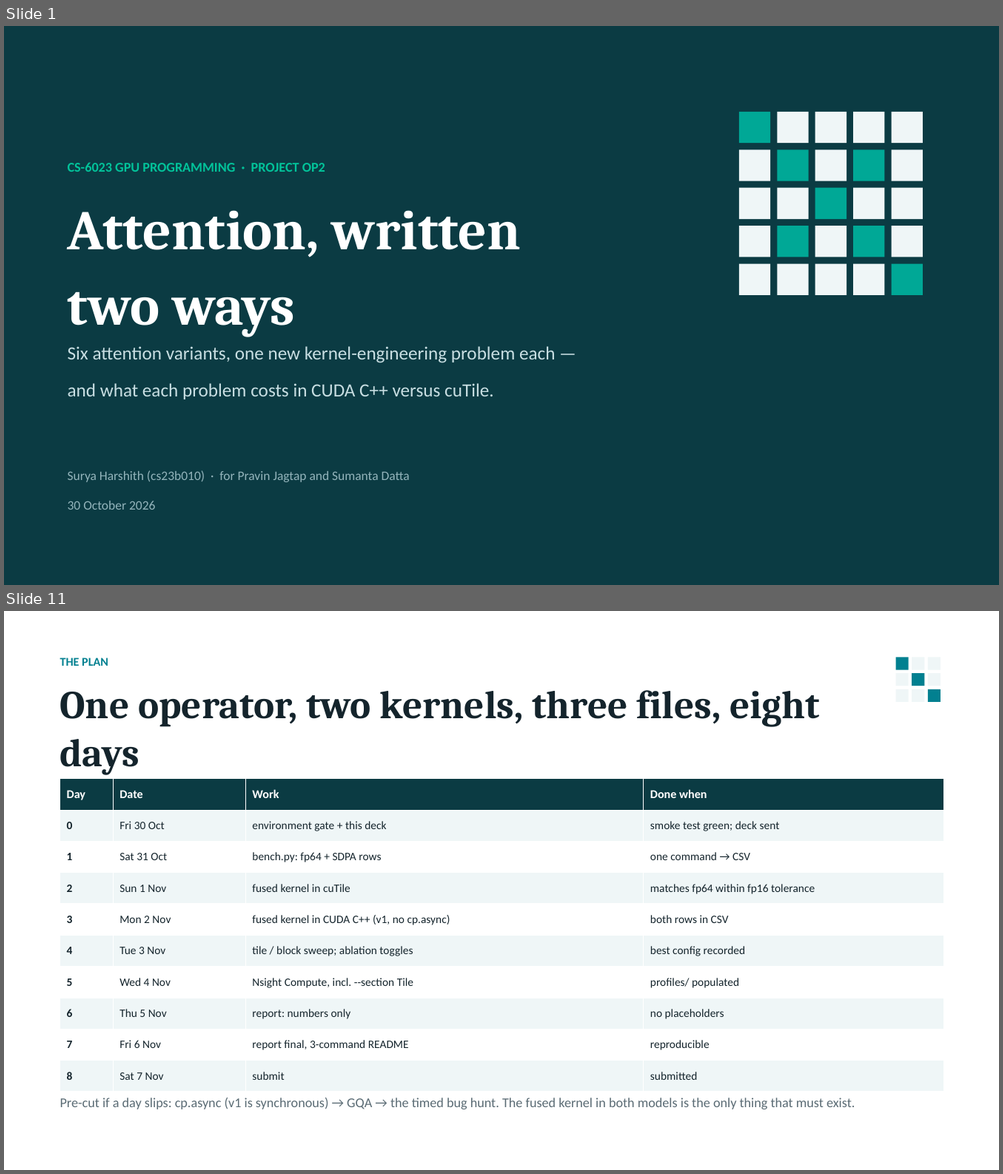
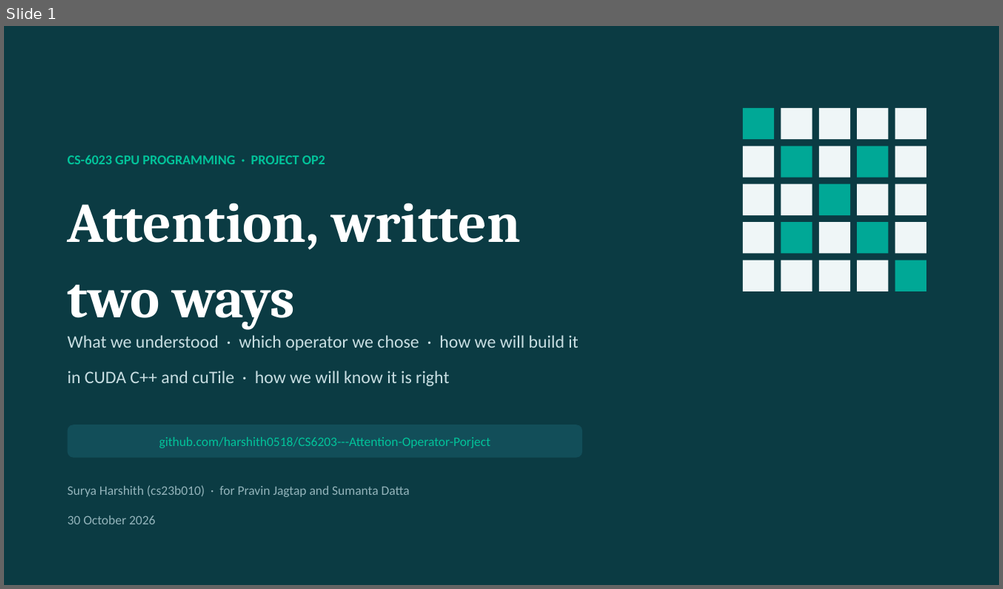
Before and after one commit to harshith0518/CS6203---Attention-Operator-Porject, a slide deck: docs/op2-attention-slides.pptx. Shown one above the other, each under a label of ours: slides 1 and 11 before the commit, slide 1 after it; the slides between them are not shown. The pictures are 1003x1174 and 1003x589 pixels, drawn with LibreOffice and Linux fonts; fonts in the diff are those of the drawing. Boxes give left, top, right and bottom in pixels: in the first picture for what was removed or moved away, otherwise in the second. Text is boxed around its words. In the diff, an @@ line names an element or a change of style, - is before the commit and + after.

```diff
--- a/docs/op2-attention-slides.pptx
+++ b/docs/op2-attention-slides.pptx
@@ slide 11 removed at <box>4,611,999,1170</box>, background #FFFFFF @@
@@ text removed at <box>60,658,108,666</box> @@
-THE PLAN
@@ rectangle removed at <box>896,658,908,670</box> @@
@@ rectangle removed at <box>896,673,908,686</box> @@
@@ rectangle removed at <box>911,658,924,670</box> @@
@@ rectangle removed at <box>911,673,924,686</box> @@
@@ rectangle removed at <box>928,658,940,670</box> @@
@@ rectangle removed at <box>928,673,940,686</box> @@
@@ text removed at <box>60,690,819,775</box> @@
-One operator, two kernels, three files, eight days
@@ rectangle removed at <box>896,689,908,702</box> @@
@@ rectangle removed at <box>911,689,924,702</box> @@
@@ rectangle removed at <box>928,689,940,702</box> @@
@@ table removed at <box>60,779,944,1092</box>, 10 rows, 4 columns @@
-Day | Date | Work | Done when
-0 | Fri 30 Oct | environment gate + this deck | smoke test green; deck sent
-1 | Sat 31 Oct | bench.py: fp64 + SDPA rows | one command → CSV
-2 | Sun 1 Nov | fused kernel in cuTile | matches fp64 within fp16 tolerance
-3 | Mon 2 Nov | fused kernel in CUDA C++ (v1, no cp.async) | both rows in CSV
-4 | Tue 3 Nov | tile / block sweep; ablation toggles | best config recorded
-5 | Wed 4 Nov | Nsight Compute, incl. --section Tile | profiles/ populated
-6 | Thu 5 Nov | report: numbers only | no placeholders
-7 | Fri 6 Nov | report final, 3-command README | reproducible
-8 | Sat 7 Nov | submit | submitted
@@ text removed at <box>60,1098,854,1110</box> @@
-Pre-cut if a day slips: cp.async (v1 is synchronous) → GQA → the timed bug hunt. The fused kernel in both models is the only thing that must exist.
@@ slide 1 changed as well @@
@@ text "CS-6023 GPU PROGRAMMING · PROJECT ...": place and size @@
-text "CS-6023 GPU PROGRAMMING · PROJECT ..." at <box>68,162,325,172</box>
+text "CS-6023 GPU PROGRAMMING · PROJECT ..." at <box>68,155,325,164</box>
@@ text "Attention, written": place and size @@
-text "Attention, written" at <box>68,210,521,337</box>
+text "Attention, written" at <box>68,203,521,329</box>
@@ 25 rectangles: place and size @@
-25 rectangles at <box>739,112,922,295</box>
+25 rectangles at <box>743,108,926,292</box>
@@ text at <box>68,335,578,386</box>: text changed; size 18 to 17 pt @@
-Six attention variants, one new kernel-engineering problem each —
-and what each problem costs in CUDA C++ versus cuTile.
+What we understood · which operator we chose · how we will build it
+in CUDA C++ and cuTile · how we will know it is right
@@ rounded rectangle added at <box>68,425,582,458</box>, fill #124E59, 12.5 pt, text #02C39A @@
+github.com/harshith0518/CS6203---Attention-Operator-Porject
@@ text "Surya Harshith (cs23b010) · for ...": place and size @@
-text "Surya Harshith (cs23b010) · for ..." at <box>68,471,410,510</box>
+text "Surya Harshith (cs23b010) · for ..." at <box>68,486,410,525</box>
```
Also in this commit, not shown: 1 other slide changed, 8 slides added, 9 other slides removed, 1 other file.
